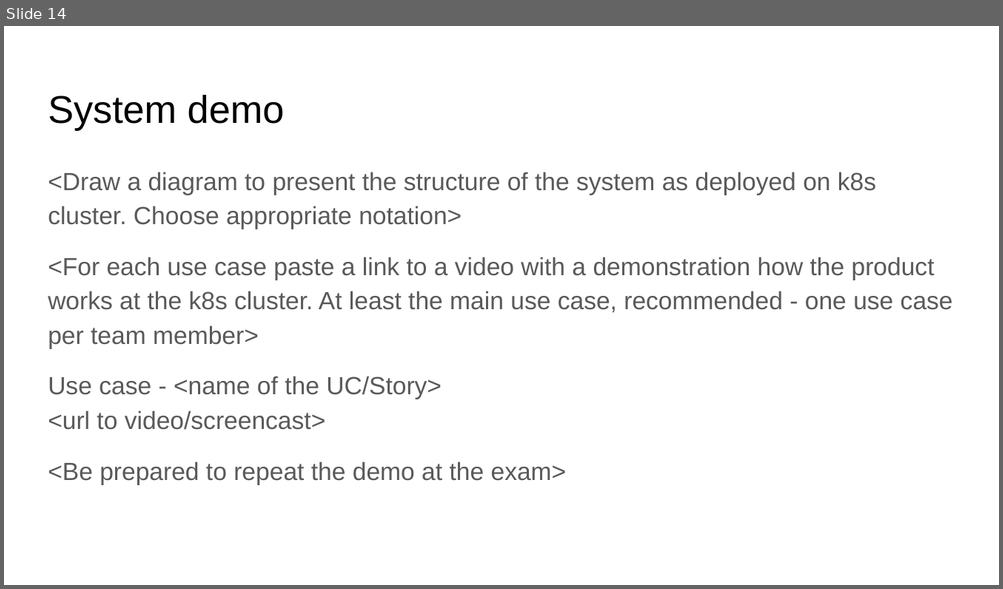
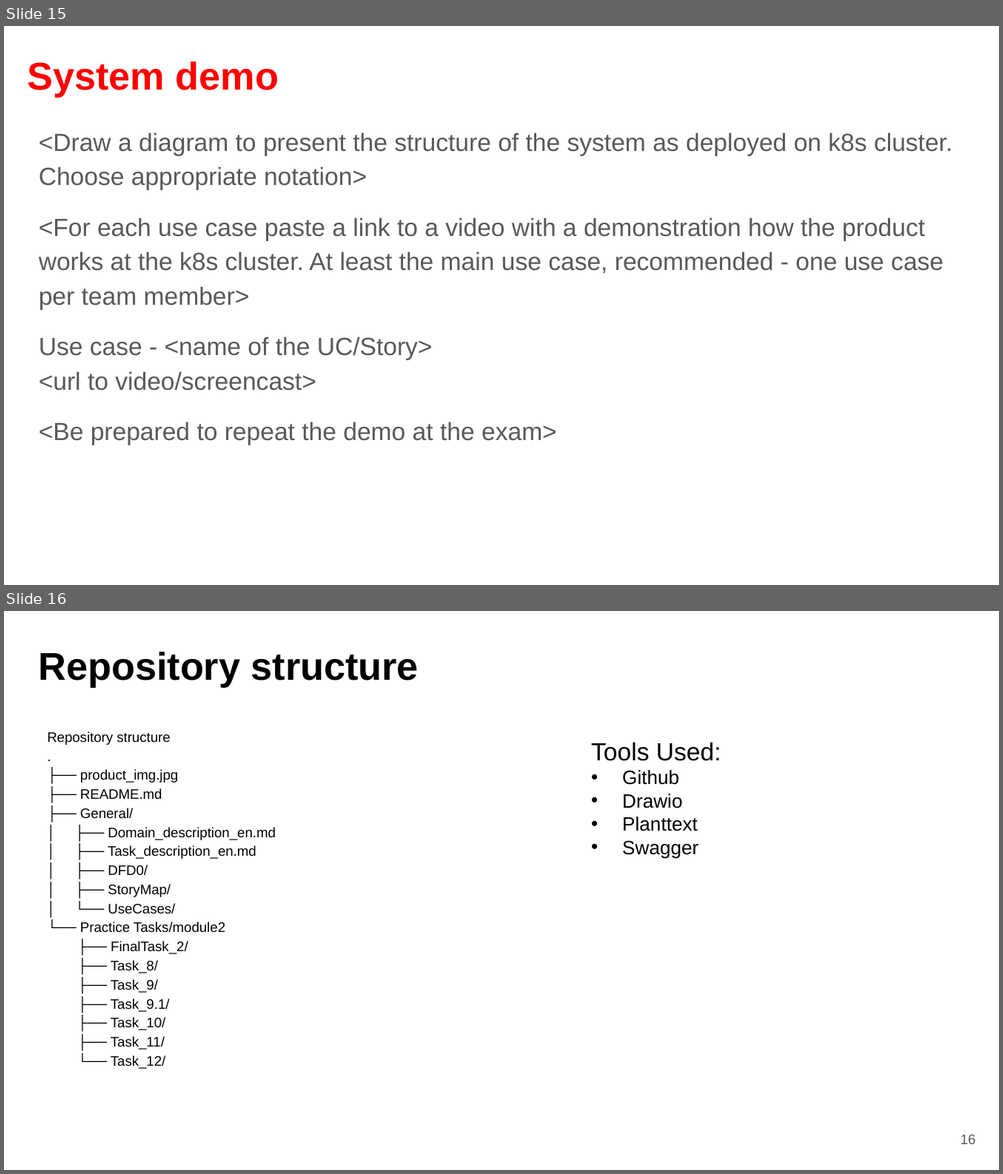
Before and after one commit to fanglores/Advanced-Software-Design, a slide deck: PracticeTasks/Module2/FinalTask_2/FinalTask_2.pptx. Shown one above the other, each under a label of ours: slide 14 before the commit, slides 15 and 16 after it. The pictures are 1003x589 and 1003x1174 pixels, drawn with LibreOffice and Linux fonts; fonts in the diff are those of the drawing. Boxes give left, top, right and bottom in pixels: in the first picture for what was removed or moved away, otherwise in the second. Text is boxed around its words. In the diff, an @@ line names an element or a change of style, - is before the commit and + after.

Commit message:
prototype final task

```diff
--- a/PracticeTasks/Module2/FinalTask_2/FinalTask_2.pptx
+++ b/PracticeTasks/Module2/FinalTask_2/FinalTask_2.pptx
@@ slide 16 added at [4,611,999,1170], background #FFFFFF @@
@@ title added at [39,652,418,688], 28 pt, text #000000, bold @@
+Repository structure
@@ text added at [47,732,276,1069], 10 pt, text #000000 @@
+Repository structure
+.
+├── product_img.jpg
+├── README.md
+├── General/
+│ ├── Domain_description_en.md
+│ ├── Task_description_en.md
+│ ├── DFD0/
+│ ├── StoryMap/
+│ └── UseCases/
+└── Practice Tasks/module2
+├── FinalTask_2/
+├── Task_8/
+├── Task_9/
+├── Task_9.1/
+├── Task_10/
+├── Task_11/
+└── Task_12/
@@ text added at [591,742,721,858], 14 pt, text #000000 @@
+Tools Used:
+• Github
+• Drawio
+• Planttext
+• Swagger
@@ page number added at [960,1135,976,1145], 10 pt, text #595959 @@
+16
@@ what was slide 14 is now slide 15 @@
@@ slide 15 changed as well @@
@@ title "System demo": place and size @@
-title "System demo" at [48,95,284,130]
+title "System demo" at [28,62,279,97]
@@ title "System demo" at [28,62,279,97]: text colour #000000 to #FF0000, bold on @@
@@ text "<Draw a diagram to present ..." rewrapped from [48,172,953,485] to [39,133,952,446] @@
```
Also in this commit, not shown: 2 other slides changed, 13 other slides added, 13 slides removed, 2 other files.
